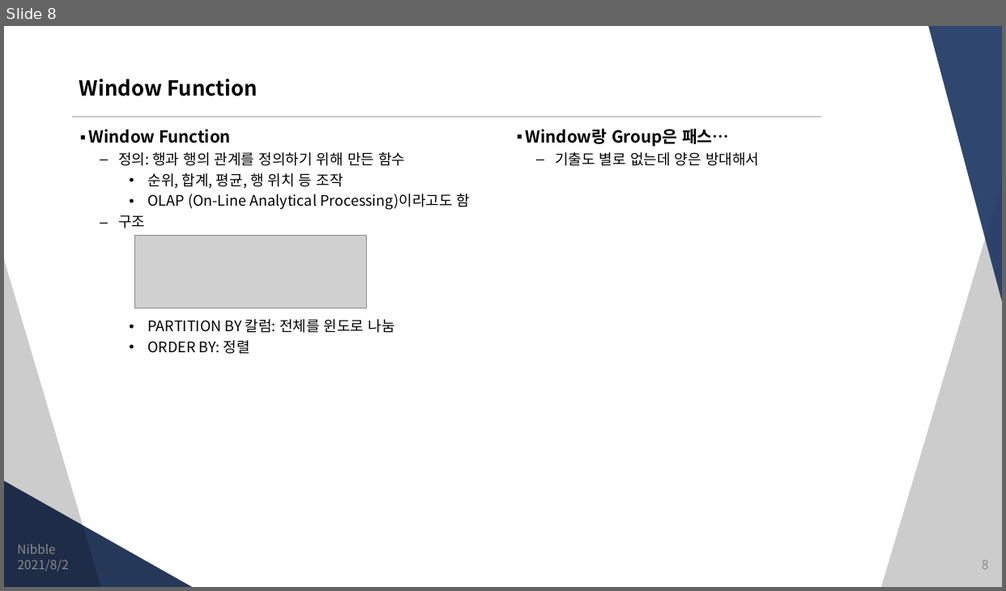
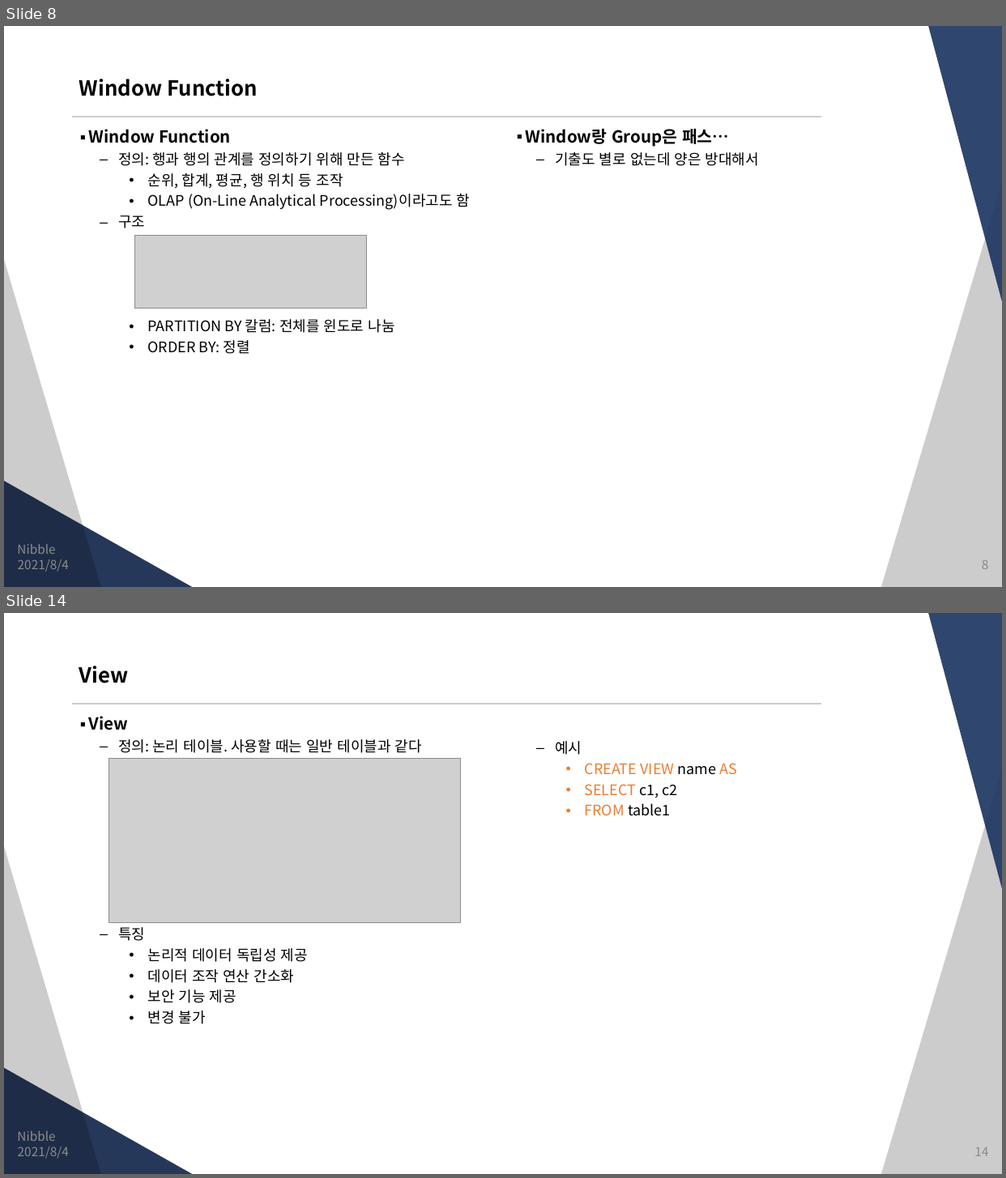
Before and after one commit to JungSangHyeon/2021-TIL, a slide deck: 정보처리기사/3. DB 구축.pptx. Shown one above the other, each under a label of ours: slide 8 before the commit, slides 8 and 14 after it; the slides between them are not shown. The pictures are 1006x591 and 1006x1178 pixels, drawn with LibreOffice and Linux fonts; fonts in the diff are those of the drawing; grey boxes stand for pictures. Boxes give left, top, right and bottom in pixels: in the first picture for what was removed or moved away, otherwise in the second. Text is boxed around its words. In the diff, an @@ line names an element or a change of style, - is before the commit and + after.

```diff
--- a/정보처리기사/3. DB 구축.pptx
+++ b/정보처리기사/3. DB 구축.pptx
@@ slide 14 added at <box>4,613,1002,1174</box>, background #FFFFFF; not listed: 5 template elements that a slide beside it also shows @@
@@ title added at <box>79,666,129,683</box>, 20 pt, text #000000, bold @@
+View
@@ text added at <box>89,716,422,1024</box>, 14 pt, text #000000 @@
+▪ View
+  – 정의: 논리 테이블. 사용할 때는 일반 테이블과 같다
+  – 특징
+    • 논리적 데이터 독립성 제공
+    • 데이터 조작 연산 간소화
+    • 보안 기능 제공
+    • 변경 불가
@@ picture added at <box>108,758,461,922</box> @@
@@ text added at <box>555,741,737,816</box>, 14 pt, text #ED7D31 @@
+  – 예시
+    • CREATE VIEW name AS
+    • SELECT c1, c2
+    • FROM table1
@@ text added at <box>17,1131,55,1141</box>, 12 pt, text #8C8C8C @@
+Nibble
@@ text added at <box>18,1147,69,1159</box>, 12 pt, text #8C8C8C @@
+2021/8/4
@@ page number added at <box>974,1148,988,1157</box>, 12 pt, text #8C8C8C @@
+14
@@ slide 8 changed as well @@
@@ text at <box>18,560,69,572</box>: text changed @@
-2021/8/2
+2021/8/4
```
Also in this commit, not shown: 6 other slides changed, 9 other slides added.
